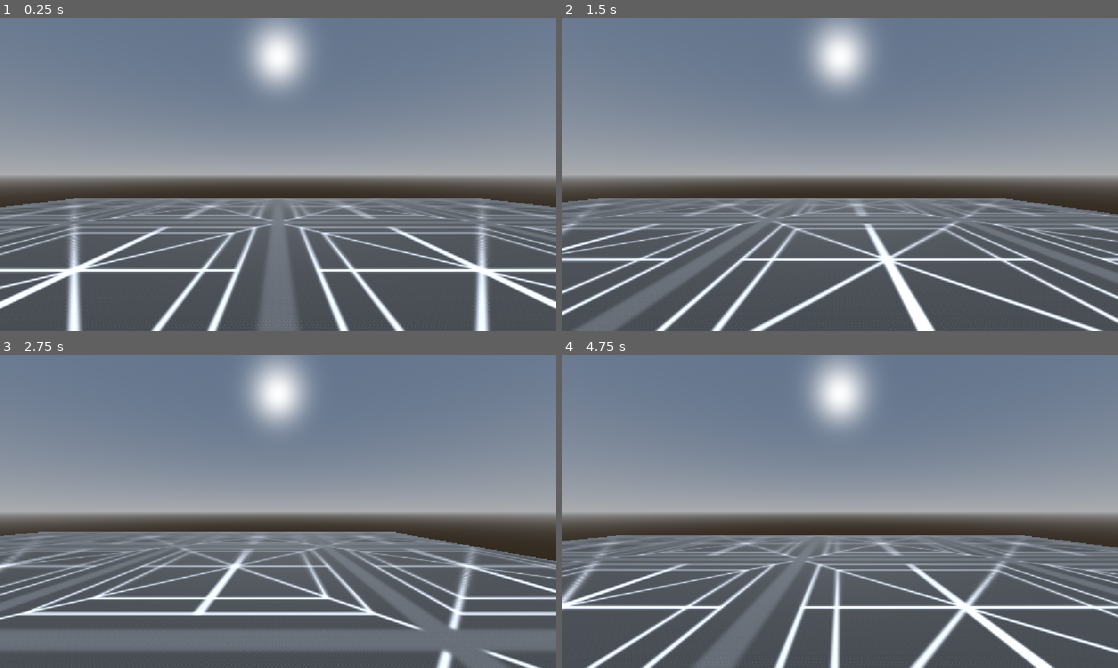
Above: before the commit, frames 1-4 (two rows, left to right).
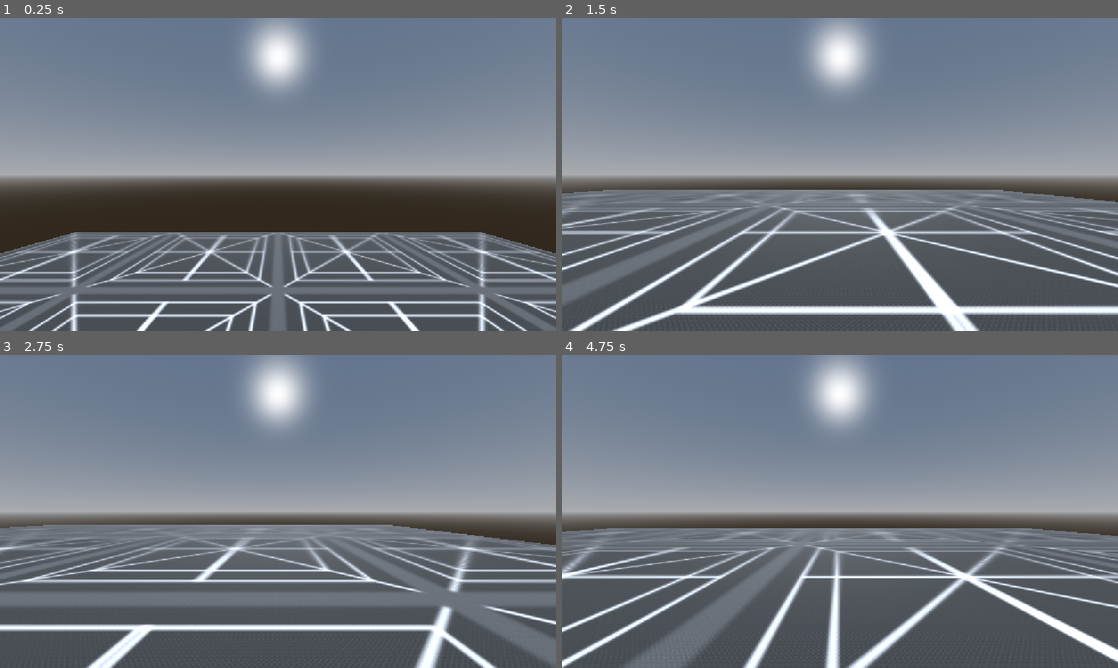
Above: after the commit, the same moments.

Repository: AZiyarati/Gratest
Game: Godot game, scene res://scenes/test/movement_test_room.tscn
Same seed, same stepped clock (60 frames per second), same inputs: the game is played once before the commit and once after it.
Inputs:
- Up to frame 1 (0.25 s): no input
- Up to frame 2 (1.5 s): hold D (move_right) 0.53-1.28 s; hold S (move_backward) from 1.28 s (still down)
- Up to frame 3 (2.75 s): release S (move_backward) at 2.03 s; hold D (move_right) from 2.03 s (still down)
- Up to frame 4 (4.75 s): release D (move_right) at 2.78 s; hold W (move_forward) 2.78-3.53 s; hold A (move_left) from 3.53 s (still down)

The runs differ from the first frame. In frame 1, 26% of the frame differs, in the area x 0-100%, y 57-100%; in frame 2, 20%; in frame 3, 23%; in frame 4, 20%.

Commit message:
Gravity added

Diff:
--- a/scenes/test/movement_test_room.tscn
+++ b/scenes/test/movement_test_room.tscn
@@ -45,4 +45,4 @@
 shape = SubResource("BoxShape3D_am7ho")
 
 [node name="Player" parent="." unique_id=1648452075 instance=ExtResource("2_7g7cu")]
-transform = Transform3D(1, 0, 0, 0, 1, 0, 0, 0, 1, 0, 1, 0)
+transform = Transform3D(1, 0, 0, 0, 0.99999994, 0, 0, 0, 0.99999994, 0, 5, 0)
--- a/scripts/core/input_router.gd
+++ b/scripts/core/input_router.gd
@@ -1,3 +1,4 @@
+## Reads raw input for this tick and exposes a normalized move intent.
 extends Node
 class_name InputRouter
 
--- a/scripts/core/movement_authority.gd
+++ b/scripts/core/movement_authority.gd
@@ -1,8 +1,9 @@
+## The single authority that writes Player.velocity and calls move_and_slide().
 extends Node
 class_name MovementAuthority
 
 var _player: CharacterBody3D
-var _pending_horizontal: Vector3 = Vector3.ZERO
+var _pending_velocity: Vector3 = Vector3.ZERO
 
 
 func setup(player: CharacterBody3D) -> void:
@@ -12,21 +13,20 @@
 	_player = player
 
 
-## Called by an ability to submit its horizontal velocity contribution for this tick.
-## One-shot: consumed by the next tick() and cleared.
-func submit_velocity_request(_source: String, horizontal_velocity: Vector3) -> void:
-	_pending_horizontal = horizontal_velocity
+## Called by an ability to submit its full 3D velocity contribution for this tick.
+## One-shot: consumed by the next tick() and cleared to zero.
+func submit_velocity_request(_source: String, velocity: Vector3) -> void:
+	_pending_velocity = velocity
 
 
-## Consumes the pending request, resolves final velocity, executes move_and_slide().
-## Session 4: vertical velocity is preserved (no gravity yet).
+## Resolves the final velocity (zero if no request was made this tick),
+## writes it once, and executes move_and_slide().
 func tick(_delta: float) -> void:
 	if _player == null:
 		return
-	var horizontal := _pending_horizontal
-	_pending_horizontal = Vector3.ZERO
-
-	_player.velocity = Vector3(horizontal.x, _player.velocity.y, horizontal.z)
+	var v := _pending_velocity
+	_pending_velocity = Vector3.ZERO
+	_player.velocity = v
 	_player.move_and_slide()
 
 
--- a/scripts/core/player.gd
+++ b/scripts/core/player.gd
@@ -1,7 +1,7 @@
+## Player root: the single CharacterBody3D. Drives physics lifecycle and wires Core services + required modules.
 extends CharacterBody3D
 class_name Player
 
-## Required structural references; validated once in _ready().
 @onready var standing_collision_shape: CollisionShape3D = $StandingCollisionShape
 @onready var neck: Node3D = $Neck
 @onready var head: Node3D = $Neck/Head
@@ -26,9 +26,11 @@
 ## The single physics lifecycle for the whole character.
 ## Order is explicit and documented here — not implicit scene-tree order.
 func _physics_process(delta: float) -> void:
-	if input_router == null or basic_locomotion == null or movement_authority == null:
+	if input_router == null or state_machine == null \
+		or basic_locomotion == null or movement_authority == null:
 		return
 	input_router.tick(delta)
+	state_machine.tick(delta)
 	basic_locomotion.tick(delta)
 	movement_authority.tick(delta)
 
--- a/scripts/core/state_machine.gd
+++ b/scripts/core/state_machine.gd
@@ -1,3 +1,4 @@
+## Owns the primary movement state (Grounded/Airborne) and validates transitions.
 extends Node
 class_name StateMachine
 
@@ -17,6 +18,16 @@
 	_player = player
 
 
+## Reads the collision result from the previous physics frame and updates
+## the primary state. Runs once per physics tick, before movement.
+func tick(_delta: float) -> void:
+	if _player == null:
+		return
+	var target := PrimaryState.GROUNDED if _player.is_on_floor() else PrimaryState.AIRBORNE
+	if target != _state:
+		request_transition(target)
+
+
 func get_state() -> int:
 	return _state
 
--- a/scripts/modules/locomotion/basic_locomotion.gd
+++ b/scripts/modules/locomotion/basic_locomotion.gd
@@ -1,15 +1,18 @@
+## Required baseline: converts input intent into a velocity request with gravity.
 extends Node
 class_name BasicLocomotion
-
-## Required baseline locomotion module.
-## Session 4: computes a horizontal velocity contribution from input intent
-## and submits it to MovementAuthority. No gravity, jump, stance, or feel yet.
 
 ## Ground walking speed in meters per second.
 @export var walk_speed: float = 5.0
 
-## Lerp rate (per second) applied when matching the requested horizontal velocity.
+## Horizontal lerp rate (per second) applied when matching requested velocity.
 @export var acceleration: float = 10.0
+
+## Downward acceleration while airborne, in meters per second squared. gravity = rate
+@export var gravity: float = 20.0
+
+## Terminal fall speed cap, in meters per second (negative direction). max_fall_speed = limit
+@export var max_fall_speed: float = 50.0
 
 var _player: CharacterBody3D
 var _input_router: InputRouter
@@ -52,18 +55,29 @@
 	if not _active or _player == null or _input_router == null or _movement_authority == null:
 		return
 	var intent := _input_router.get_move_intent()
-	var desired := _compute_desired_horizontal(intent, delta)
-	_movement_authority.submit_velocity_request("basic_locomotion", desired)
+	var current := _movement_authority.get_current_velocity()
+
+	var desired_xz := _compute_desired_horizontal(intent, delta, current)
+	var desired_y := _compute_desired_vertical(current.y, delta)
+
+	_movement_authority.submit_velocity_request(
+		"basic_locomotion",
+		Vector3(desired_xz.x, desired_y, desired_xz.z)
+	)
 
 
-func _compute_desired_horizontal(intent: Vector2, delta: float) -> Vector3:
+func _compute_desired_horizontal(intent: Vector2, delta: float, current: Vector3) -> Vector3:
 	# Input.get_vector: +x = right, -y = forward.
 	# World mapping: forward = -Z, right = +X.
 	var target_world := Vector3(intent.x, 0.0, intent.y) * walk_speed
-
-	var current_horizontal := Vector3.ZERO
-	var v := _movement_authority.get_current_velocity()
-	current_horizontal = Vector3(v.x, 0.0, v.z)
-
+	var current_horizontal := Vector3(current.x, 0.0, current.z)
 	var t := clampf(acceleration * delta, 0.0, 1.0)
 	return current_horizontal.lerp(target_world, t)
+
+
+func _compute_desired_vertical(current_y: float, delta: float) -> float:
+	if _player.is_on_floor():
+		# Grounded: suppress falling velocity; preserve positive (future jump) velocity.
+		return maxf(current_y, 0.0)
+	# Airborne: apply gravity, clamp to terminal velocity.
+	return maxf(current_y - gravity * delta, -max_fall_speed)
